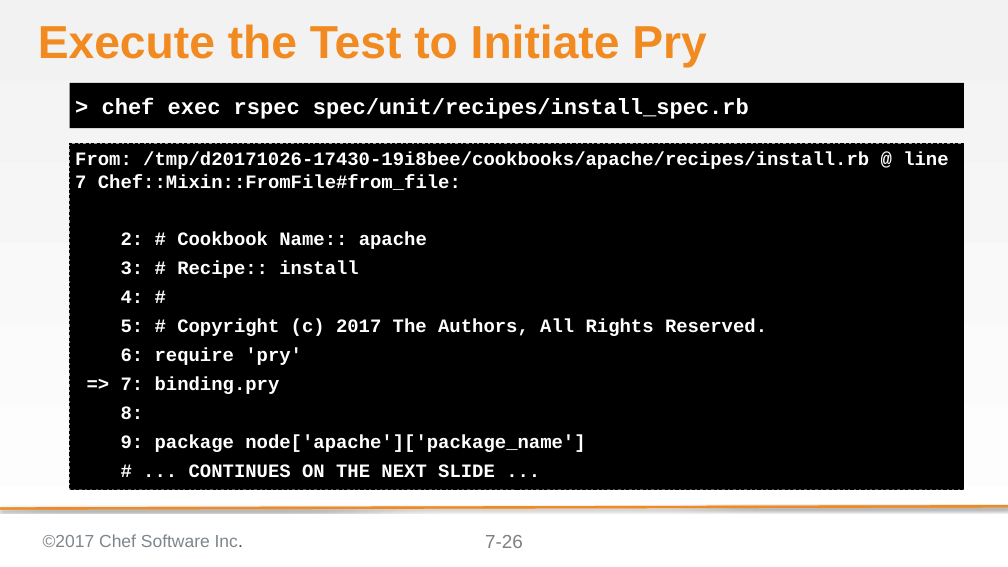
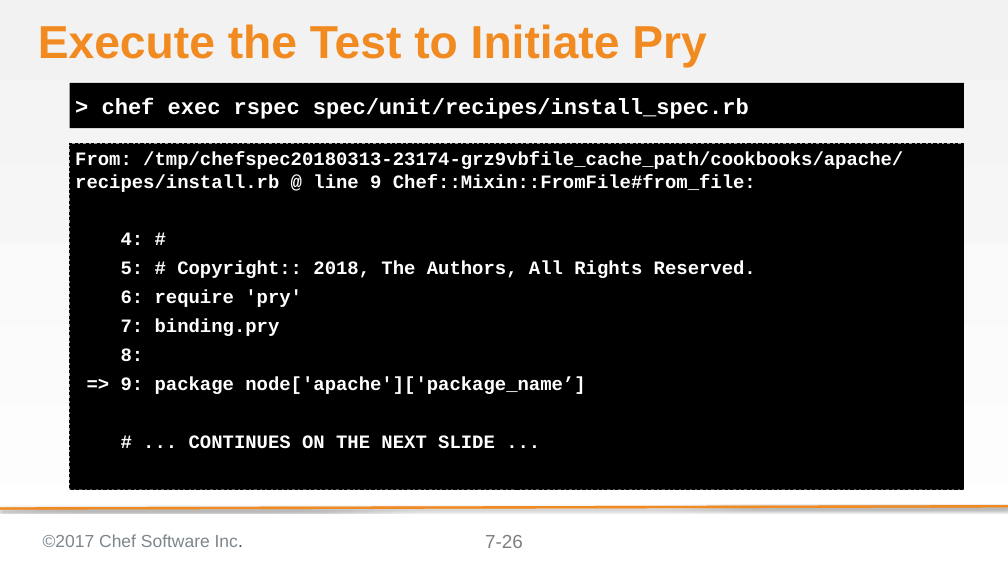
Before and after one commit to ericheiser/chef-intermediate, a slide deck: slide 26 of 07-refactoring_to_attributes.pptx. Drawn at 1008x567 pixels with LibreOffice and Linux fonts; fonts in the diff are those of the drawing; background and template pictures are left out. Boxes give left, top, right and bottom in pixels: in the first picture for what was removed or moved away, otherwise in the second. Text is boxed around its words. In the diff, an @@ line names an element or a change of style, - is before the commit and + after.

```diff
--- a/07-refactoring_to_attributes.pptx
+++ b/07-refactoring_to_attributes.pptx
@@ text at (75, 152, 903, 192): text changed @@
-From: /tmp/d20171026-17430-19i8bee/cookbooks/apache/recipes/install.rb @ line 7 Chef::Mixin::FromFile#from_file:
-2: # Cookbook Name:: apache
-3: # Recipe:: install
+From: /tmp/chefspec20180313-23174-grz9vbfile_cache_path/cookbooks/apache/recipes/install.rb @ line 9 Chef::Mixin::FromFile#from_file:
@@ text at (121, 261, 756, 278): text changed @@
-5: # Copyright (c) 2017 The Authors, All Rights Reserved.
+5: # Copyright:: 2018, The Authors, All Rights Reserved.
@@ text at (121, 319, 280, 336): text changed @@
-=> 7: binding.pry
+7: binding.pry
@@ text at (121, 377, 585, 394): text changed @@
-9: package node['apache']['package_name']
+=> 9: package node['apache']['package_name’]
```
Also in this commit, not shown: 5 other slides changed, 4 slides added, 2 other files.
